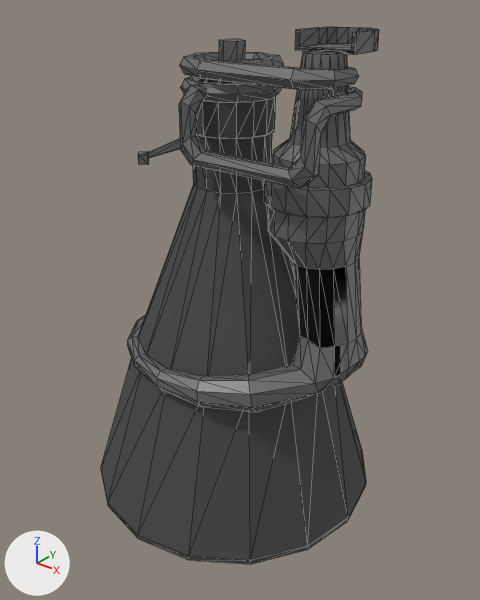
The glTF model assets/models/thruster/F1.glb, before and after one commit.
The view is the same before and after, from a 50 mm camera at (2.86, -3.49, 1.86) aimed at (0.06, 0.01, -0.31). Lighting does not change. The marker at lower left points along +X, +Y and +Z. The first picture is the older version. Mesh edges are drawn as thin lines. Where no turn or scale is listed for an object, it has been applied to the vertices. Vertices at exactly the same position are counted once.
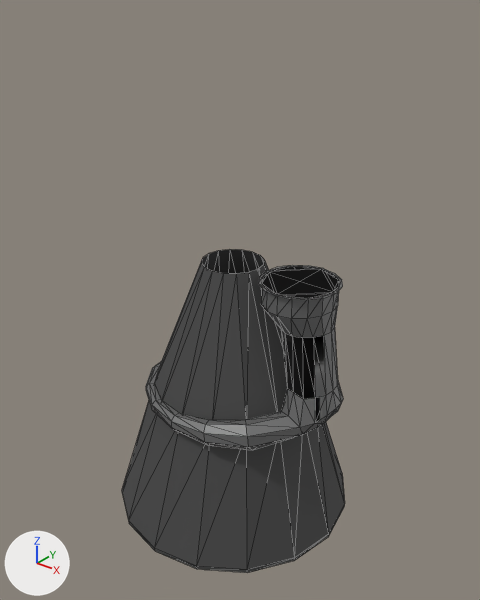
Changed parts and their boxes [x1, y1, x2, y2] in the pictures (480 x 600 px):
'Circle.012', reshaped, moved, rescaled (16% narrower, 33% shorter): before [101, 77, 366, 564]; after [122, 249, 345, 573]
'Circle.013', deleted: before [127, 206, 367, 412]
'Circle.014', deleted: before [264, 50, 372, 218]
'Circle.020', deleted: before [179, 83, 362, 188]
'Circle.016', deleted: before [197, 60, 359, 89]
'Circle.015', deleted: before [295, 27, 379, 55]
'Circle.018', deleted: before [180, 76, 281, 103]
'Circle.017', deleted: before [179, 52, 283, 79]
'Circle.019', deleted: before [219, 39, 245, 60]
'Circle.010', deleted: before [146, 139, 180, 158]
'Cube', deleted: before [138, 151, 149, 165]
part 1 of me_circle_018, added: after [146, 266, 343, 450]
part 2 of me_circle_018, added: after [258, 265, 343, 300]
part 3 of me_circle_018, deleted: before [193, 77, 276, 193]

What changed in the scene script:
```text
Change me_circle_018:
    used by ob_circle_012; location = (0.0, 0.0, 0.59); scale = (0.273, 0.273, 0.273)
    remove me_circle_018.from_pydata(...)  # 160 vertices, 302 faces; spans x -4.07..4.07, y -4.07..4.07, z -8.9..2.74
    add me_circle_018.from_pydata(...)  # 266 vertices, 482 faces; spans x -4.07..4.07, y -4.07..4.07, z -8.9..-0.01
    me_circle_018 part 1: a new loose piece of 186 vertices spanning x -2.94..3.97, y -2.98..2.98, z -4.83..-0.01, in mat_material_002 (grey #717171)
    me_circle_018 part 2: a new loose piece of 16 vertices spanning x 1.29..3.74, y -1.23..1.23, z -0.01, in mat_material_002 (grey #717171)
    me_circle_018 part 3
    96 vertices are removed from x -1.05..1.05, y -1.05..1.05, z 1.3..2.74
    206 faces are deleted
    add me_circle_018.materials.append(mat_material_002)  # grey #717171
Remove ob_circle_010:
    ob_circle_010 = bpy.data.objects.new('Circle.010', me_circle_015)
    ob_circle_010.location = (-0.207, -0.199, 0.768)
Remove ob_cube:
    ob_cube = bpy.data.objects.new('Cube', me_cube_002)
    ob_cube.location = (-0.431, -0.416, 0.768)
Change ob_circle_012:
    ob_circle_012.location: (0.0, 0.0, 0.59) -> (0.0, 0.0, 0.0)
    ob_circle_012.scale: (0.273, 0.273, 0.273) -> (0.236, 0.236, 0.236)
Remove ob_circle_013:
    ob_circle_013 = bpy.data.objects.new('Circle.013', me_circle_019)
    ob_circle_013.location = (0.819, 0.0, -0.149)
Remove ob_circle_014:
    ob_circle_014 = bpy.data.objects.new('Circle.014', me_circle_020)
    ob_circle_014.location = (0.687, 0.0, 0.588)
Remove ob_circle_015:
    ob_circle_015 = bpy.data.objects.new('Circle.015', me_circle_021)
    ob_circle_015.location = (0.689, 0.0, 1.534)
Remove ob_circle_016:
    ob_circle_016 = bpy.data.objects.new('Circle.016', me_circle_022)
    ob_circle_016.location = (0.508, -0.275, 1.357)
Remove ob_circle_017:
    ob_circle_017 = bpy.data.objects.new('Circle.017', me_circle_023)
    ob_circle_017.location = (0.0, 0.0, 1.313)
Remove ob_circle_018:
    ob_circle_018 = bpy.data.objects.new('Circle.018', me_circle_024)
    ob_circle_018.location = (0.0, 0.0, 1.18)
Remove ob_circle_019:
    ob_circle_019 = bpy.data.objects.new('Circle.019', me_circle_025)
    ob_circle_019.location = (0.0, 0.0, 1.472)
Remove ob_circle_020:
    ob_circle_020 = bpy.data.objects.new('Circle.020', me_circle_026)
    ob_circle_020.location = (0.508, -0.275, 1.357)
```
